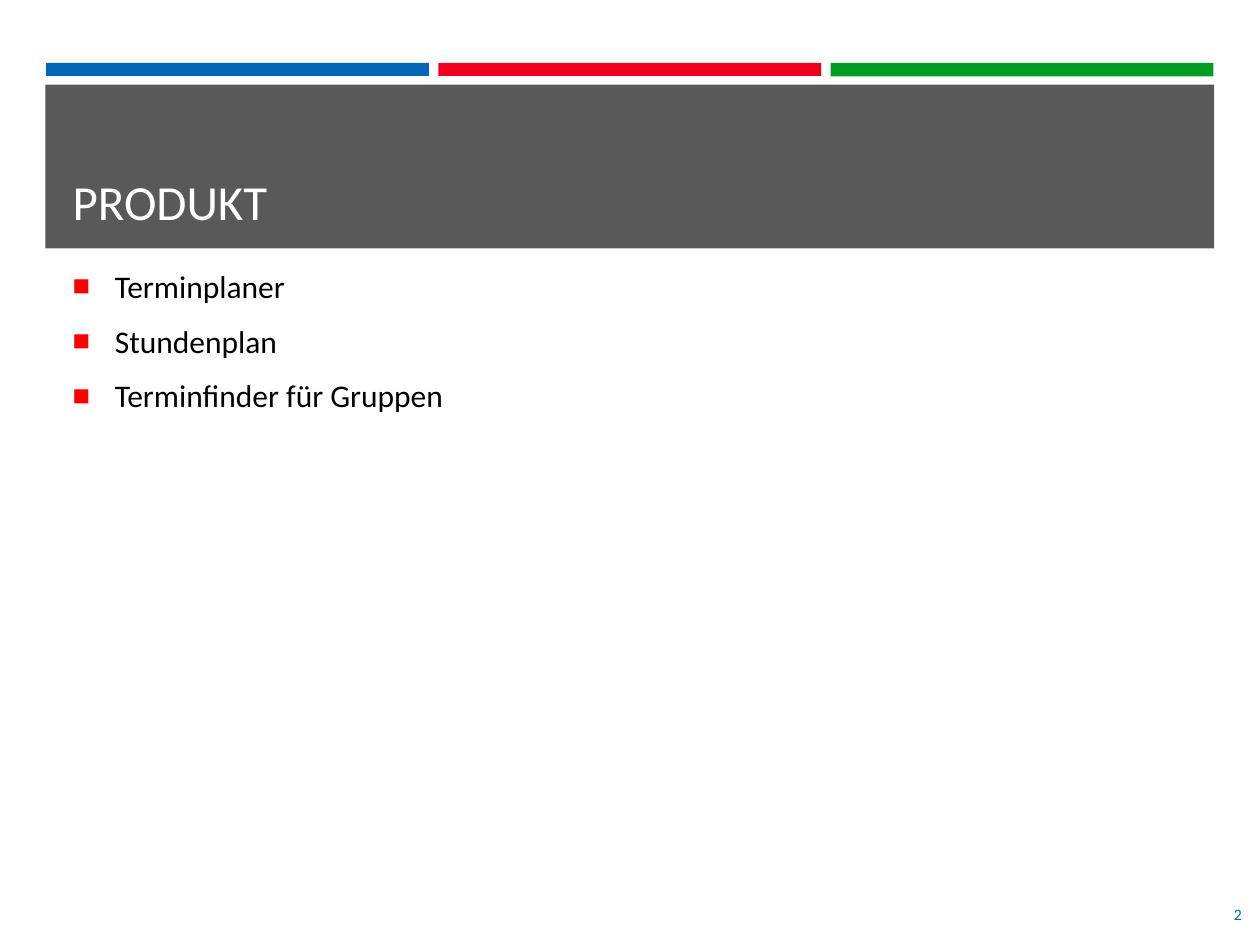
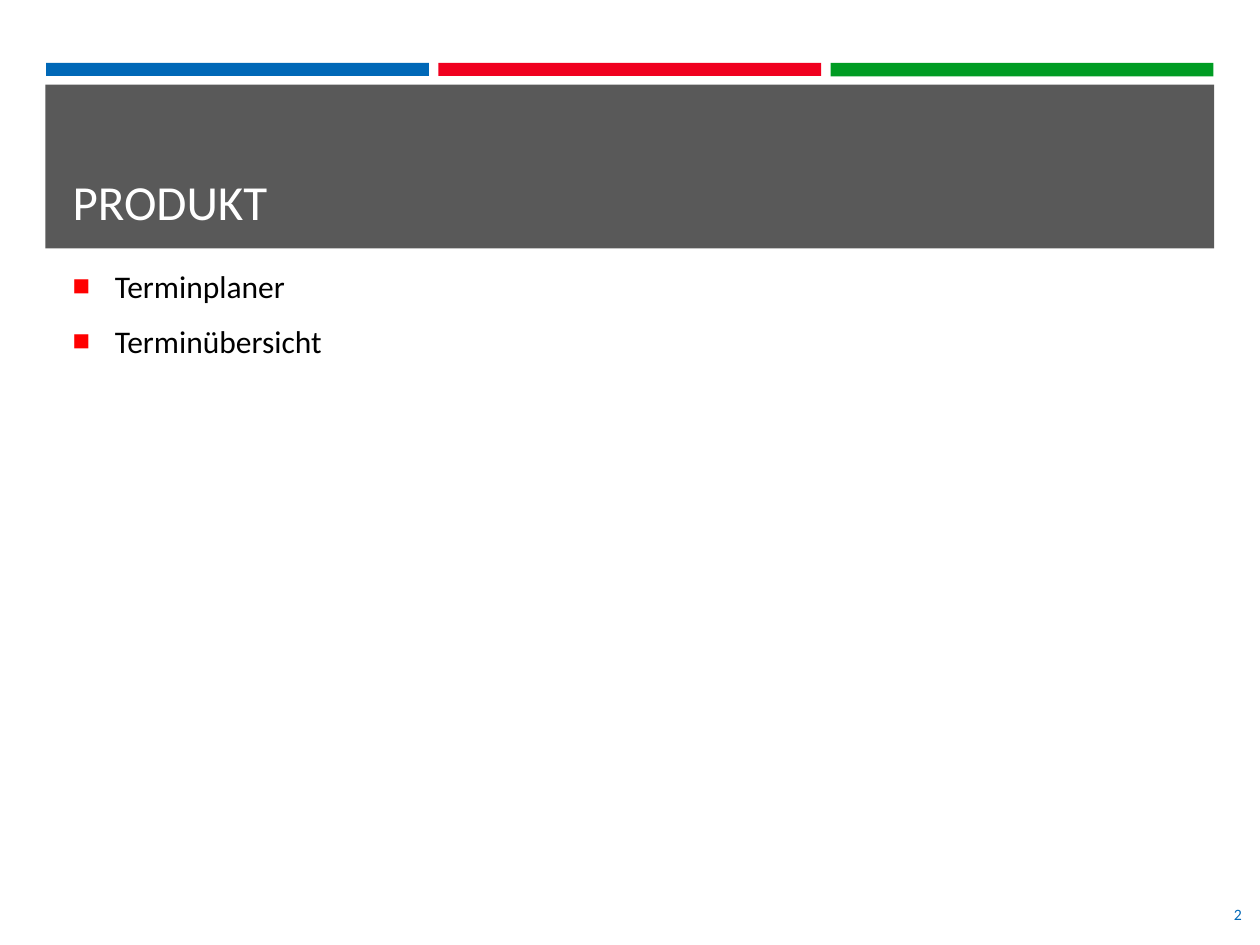
Before and after one commit to xeonta/h0urTime, a slide deck: slide 2 of powerpoint/Vorstellung_Team_h0urTime.pptx. Drawn at 1260x945 pixels with LibreOffice and Linux fonts; fonts in the diff are those of the drawing; background and template pictures are left out. Boxes give left, top, right and bottom in pixels: in the first picture for what was removed or moved away, otherwise in the second. Text is boxed around its words. In the diff, an @@ line names an element or a change of style, - is before the commit and + after.

```diff
--- a/powerpoint/Vorstellung_Team_h0urTime.pptx
+++ b/powerpoint/Vorstellung_Team_h0urTime.pptx
@@ text at (115, 331, 322, 354): text changed @@
-■ Stundenplan
-■ Terminfinder für Gruppen
+■ Terminübersicht
```
Also in this commit, not shown: 3 other slides changed.
